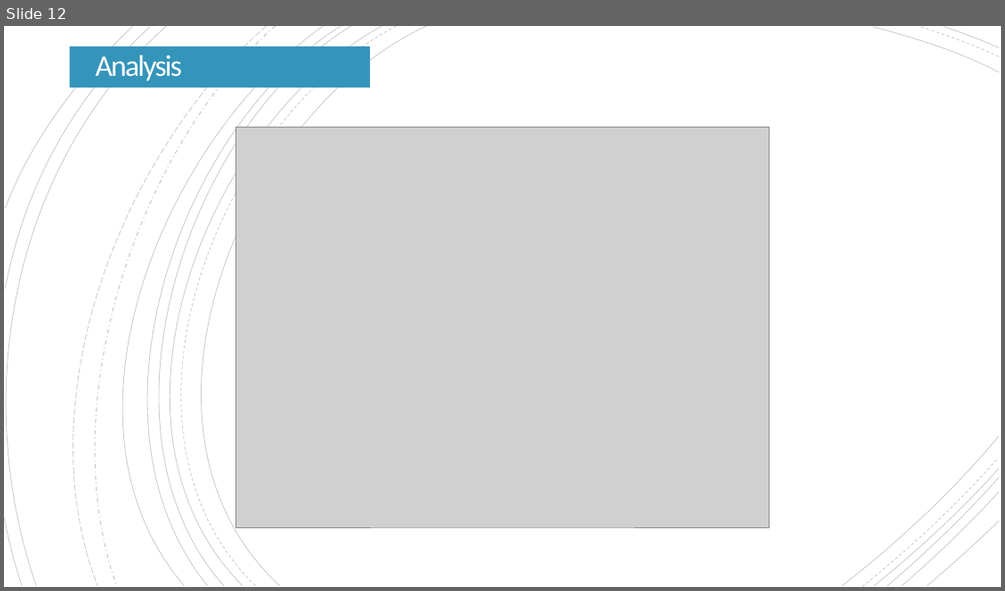
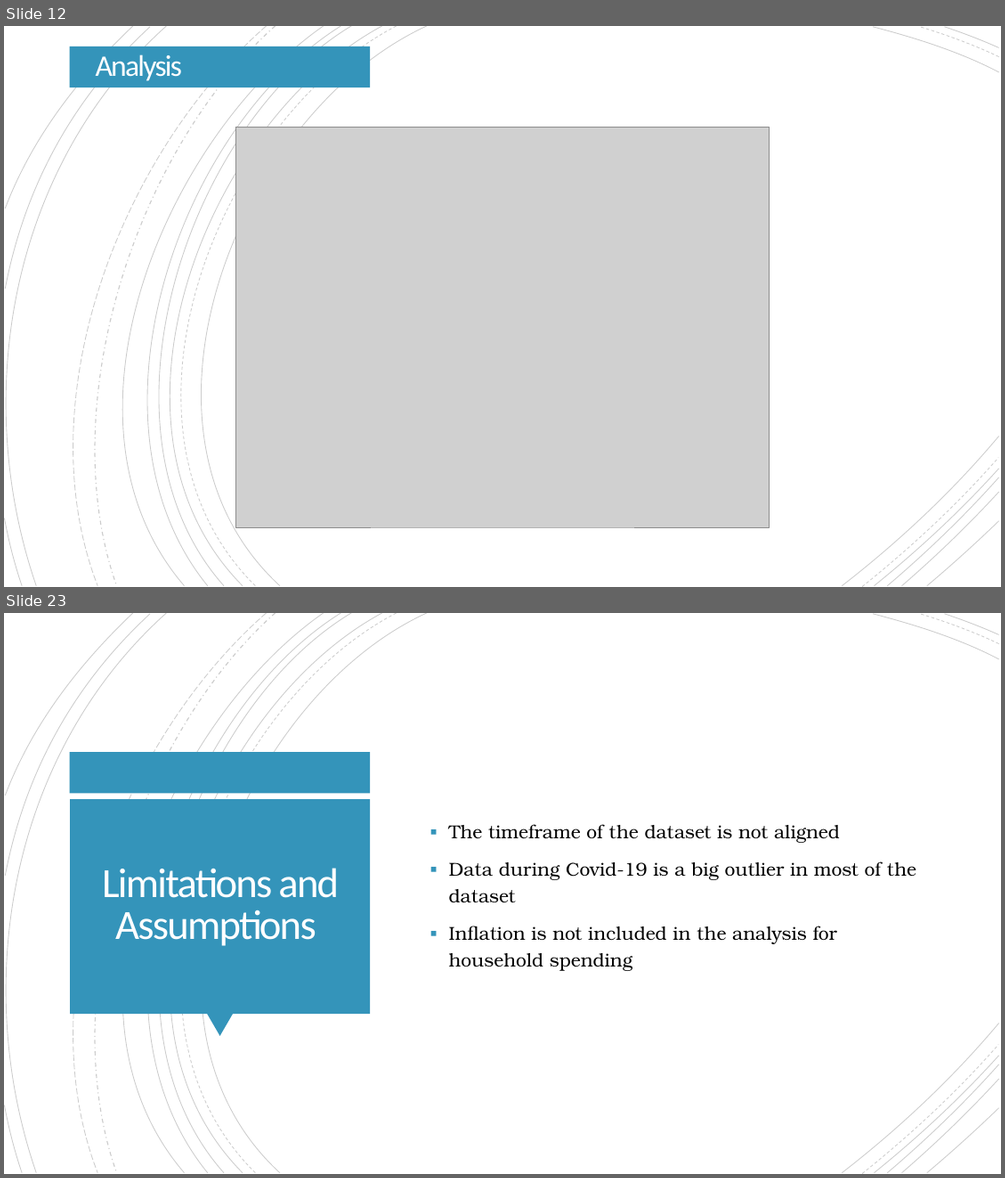
Before and after one commit to Cadeem-M/Project-1-Unemployment, a slide deck: Unemployment Analysis Presentation - Group 2.pptx. Shown one above the other, each under a label of ours: slide 12 before the commit, slides 12 and 23 after it; the slides between them are not shown. The pictures are 1005x591 and 1005x1178 pixels, drawn with LibreOffice and Linux fonts; fonts in the diff are those of the drawing; grey boxes stand for pictures. Boxes give left, top, right and bottom in pixels: in the first picture for what was removed or moved away, otherwise in the second. Text is boxed around its words. In the diff, an @@ line names an element or a change of style, - is before the commit and + after.

```diff
--- a/Unemployment Analysis Presentation - Group 2.pptx
+++ b/Unemployment Analysis Presentation - Group 2.pptx
@@ slide 23 added at [4, 613, 1001, 1174], background #FFFFFF; not listed: 21 template elements that a slide beside it also shows @@
@@ rectangle added at [70, 752, 371, 793], fill #3494BA @@
@@ rectangle added at [70, 799, 370, 1013], fill #3494BA @@
@@ text added at [449, 824, 916, 971], 18 pt, text #000000 @@
+▪ The timeframe of the dataset is not aligned
+▪ Data during Covid-19 is a big outlier in most of the dataset
+▪ Inflation is not included in the analysis for household spending
@@ title added at [102, 868, 339, 946], 40 pt, text #FFFEFF @@
+Limitations and Assumptions
@@ triangle added at [207, 1013, 233, 1037], fill #3494BA @@
```
Also in this commit, not shown: 2 slides changed, 10 other slides added, 1 slide removed, 14 other files.
